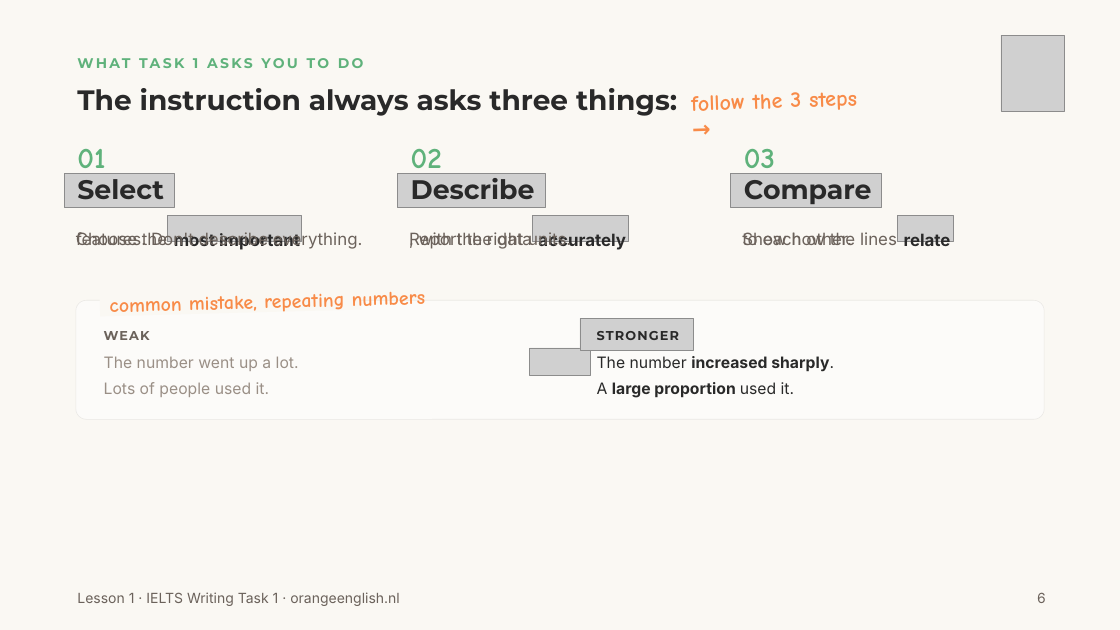
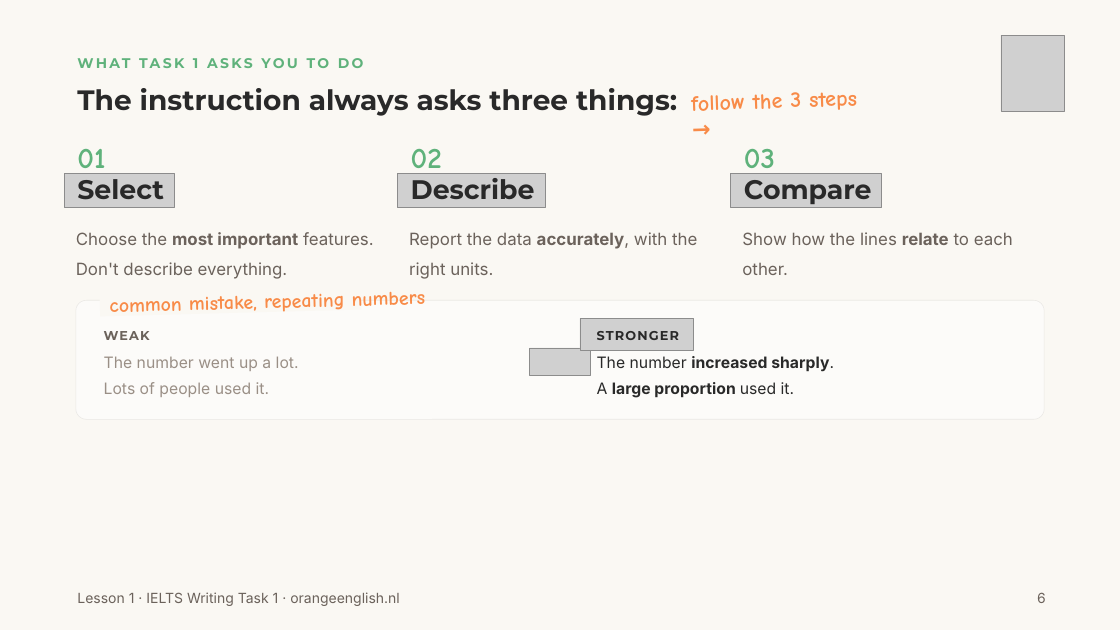
Before and after one commit to orangeenglishielts/linegraphs, a slide deck: slide 6 of Lesson 1/OrangeEnglish_Lesson1_UnderstandingLineGraphs.pptx. Drawn at 1120x630 pixels with LibreOffice and Linux fonts; fonts in the diff are those of the drawing; grey boxes stand for pictures; background and template pictures are left out. Boxes give left, top, right and bottom in pixels: in the first picture for what was removed or moved away, otherwise in the second. Text is boxed around its words. In the diff, an @@ line names an element or a change of style, - is before the commit and + after.

```diff
--- a/Lesson 1/OrangeEnglish_Lesson1_UnderstandingLineGraphs.pptx
+++ b/Lesson 1/OrangeEnglish_Lesson1_UnderstandingLineGraphs.pptx
@@ text at (x1=76, y1=232, x2=373, y2=279): text changed @@
-features. Don't describe everything.
+Choose the most important features. Don't describe everything.
@@ text removed at (x1=76, y1=232, x2=167, y2=245) @@
-Choose the
@@ picture removed at (x1=167, y1=215, x2=301, y2=241) @@
@@ text removed at (x1=174, y1=232, x2=300, y2=250) @@
-most important
@@ text at (x1=409, y1=232, x2=697, y2=279): text changed @@
-Report the data
+Report the data accurately, with the right units.
@@ text removed at (x1=487, y1=231, x2=571, y2=249) @@
-, with the right units.
@@ picture removed at (x1=532, y1=215, x2=628, y2=241) @@
@@ text removed at (x1=538, y1=232, x2=626, y2=250) @@
-accurately
@@ text at (x1=742, y1=232, x2=1013, y2=275): text changed @@
-Show how the lines
+Show how the lines relate to each other.
@@ text removed at (x1=742, y1=232, x2=852, y2=245) @@
-to each other.
@@ picture removed at (x1=897, y1=215, x2=953, y2=241) @@
@@ text removed at (x1=904, y1=233, x2=951, y2=250) @@
-relate
```
Also in this commit, not shown: 2 other slides changed, 45 other files.
